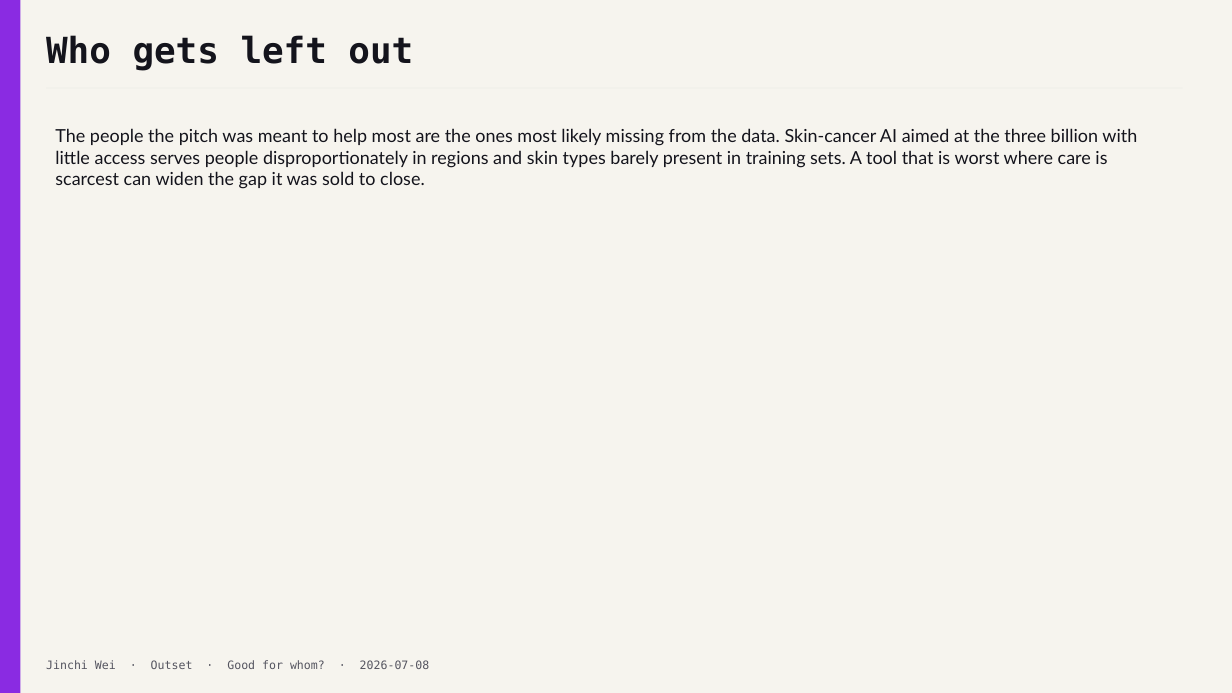
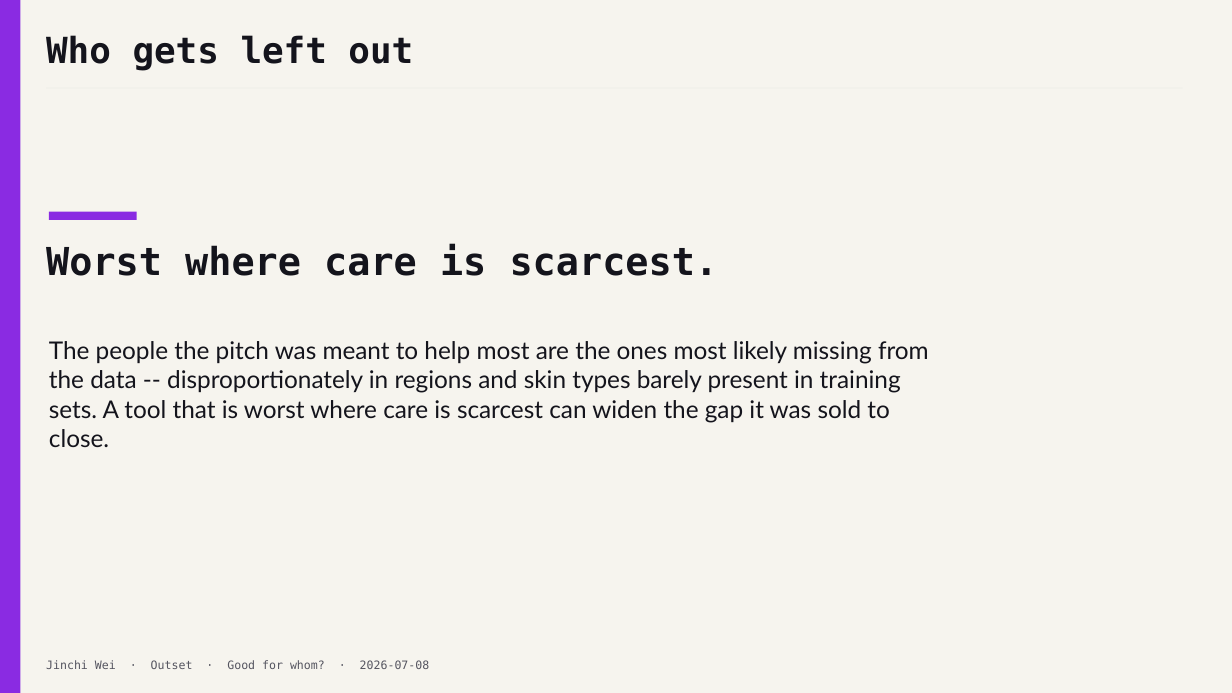
Before and after one commit to jinchiwei/outset-ai-healthcare, a slide deck: slide 16 of solutions/g4_skin_access/slides/g4_skin_access.pptx. Drawn at 1232x693 pixels with LibreOffice and Linux fonts; fonts in the diff are those of the drawing. Boxes give left, top, right and bottom in pixels: in the first picture for what was removed or moved away, otherwise in the second. Text is boxed around its words. In the diff, an @@ line names an element or a change of style, - is before the commit and + after.

```diff
--- a/solutions/g4_skin_access/slides/g4_skin_access.pptx
+++ b/solutions/g4_skin_access/slides/g4_skin_access.pptx
@@ rectangle added at [49, 212, 137, 220], fill #8A2BE2 @@
@@ text added at [46, 244, 719, 276], 30 pt, text #14141C, bold @@
+Worst where care is scarcest.
@@ text at [49, 341, 929, 447]: text changed; size 14 to 19 pt @@
-The people the pitch was meant to help most are the ones most likely missing from the data. Skin-cancer AI aimed at the three billion with little access serves people disproportionately in regions and skin types barely present in training sets. A tool that is worst where care is scarcest can widen the gap it was sold to close.
+The people the pitch was meant to help most are the ones most likely missing from the data -- disproportionately in regions and skin types barely present in training sets. A tool that is worst where care is scarcest can widen the gap it was sold to close.
```
Also in this commit, not shown: 4 other slides changed, 1 slide added, 1 slide removed, 3 other files.
